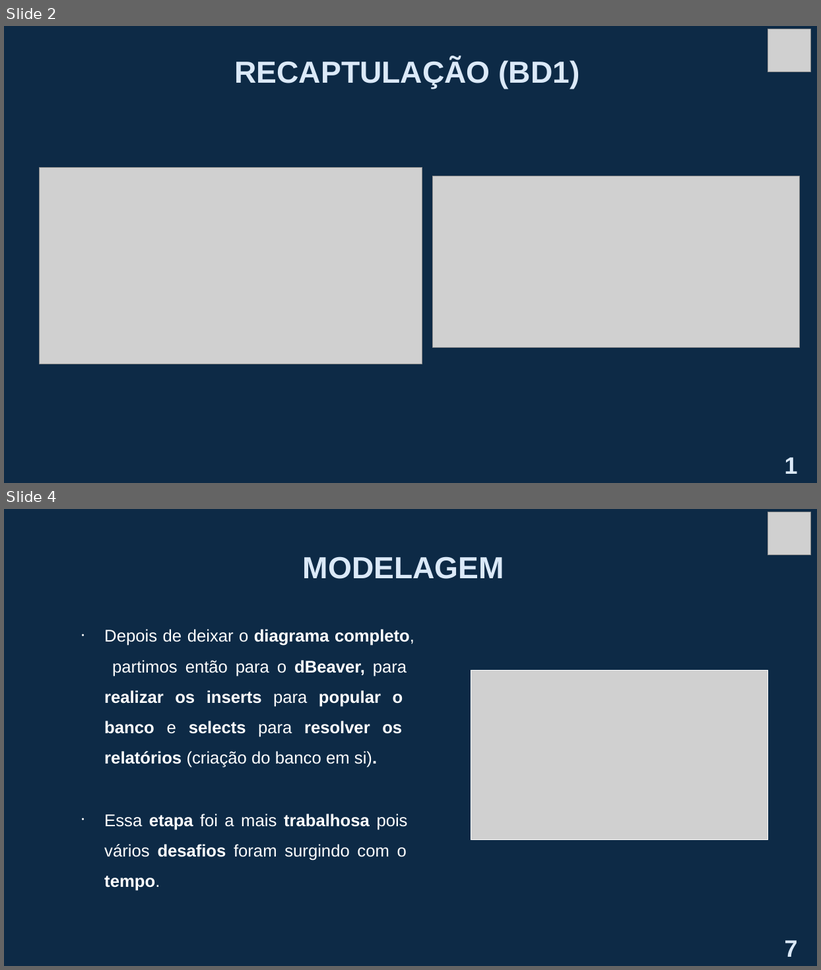
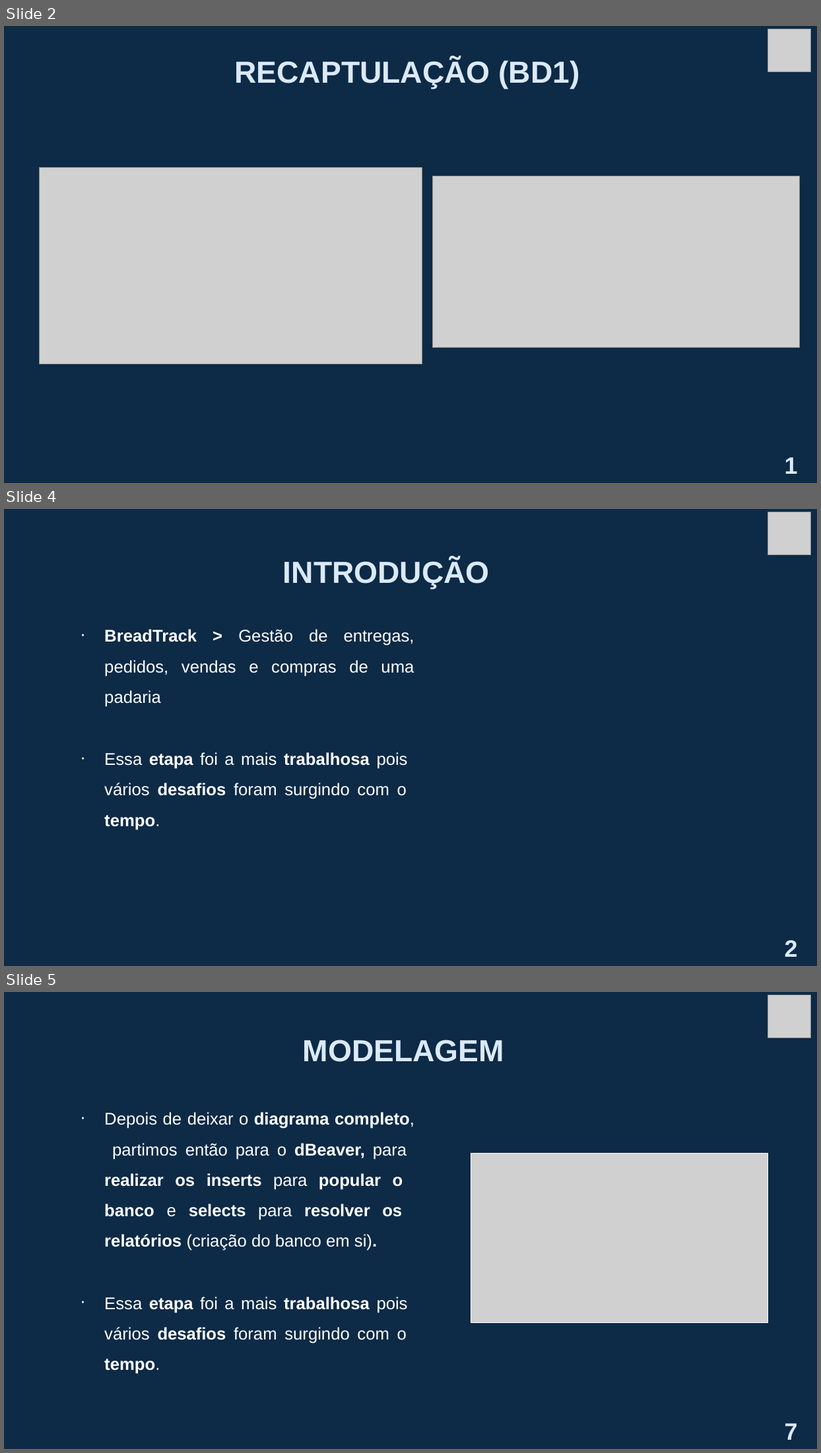
Before and after one commit to brunogkonzen/BreadTrack, a slide deck: docs/BreadTrack - Roterio Apresentação.pptx. Shown one above the other, each under a label of ours: slides 2 and 4 before the commit, slides 2, 4 and 5 after it; the slides between them are not shown. The pictures are 821x970 and 821x1453 pixels, drawn with LibreOffice and Linux fonts; fonts in the diff are those of the drawing; grey boxes stand for pictures; background and template pictures are left out. Boxes give left, top, right and bottom in pixels: in the first picture for what was removed or moved away, otherwise in the second. Text is boxed around its words. In the diff, an @@ line names an element or a change of style, - is before the commit and + after.

```diff
--- a/docs/BreadTrack - Roterio Apresentação.pptx
+++ b/docs/BreadTrack - Roterio Apresentação.pptx
@@ slide 4 added at (x1=4, y1=509, x2=817, y2=966), background #FFFFFF; not listed: 1 template element that a slide beside it also shows @@
@@ picture added at (x1=768, y1=512, x2=812, y2=555) @@
@@ title added at (x1=283, y1=559, x2=490, y2=590), 36 pt, text #DBE9F8, bold @@
+INTRODUÇÃO
@@ text added at (x1=104, y1=629, x2=415, y2=830), 20 pt, text #FFFFFF @@
+• BreadTrack > Gestão de entregas, pedidos, vendas e compras de uma padaria
+• Essa etapa foi a mais trabalhosa pois vários desafios foram surgindo com o tempo.
@@ text added at (x1=785, y1=941, x2=798, y2=957), 28 pt, text #DBE9F8, bold @@
+2
@@ what was slide 4 is now slide 5 @@
```
Also in this commit, not shown: 3 slides changed, 1 other slide added, 1 other file.
